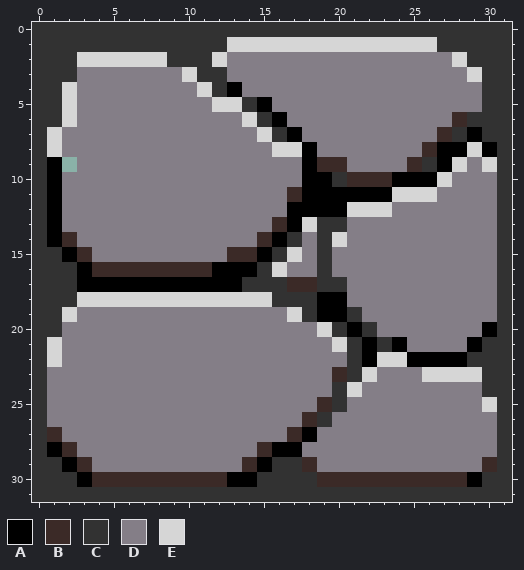
Two states of a pixel-art sprite, World/BackgroundMedium.png. This is how it looked before the edit.
The file is 32x32 pixels.
Palette (. is transparent): A #000000  B #3b2a27  C #323232  D #847e87  E #d6d6d6
Pixels before, first column x 0:
 0 CCCCCCCCCCCCCCCCCCCCCCCCCCCCCCCC
 1 CCCCCCCCCCCCCEEEEEEEEEEEEEECCCCC
 2 CCCEEEEEECCCEDDDDDDDDDDDDDDDECCC
 3 CCCDDDDDDDECCDDDDDDDDDDDDDDDDECC
 4 CCEDDDDDDDDECADDDDDDDDDDDDDDDDCC
 5 CCEDDDDDDDDDEECADDDDDDDDDDDDDDCC
 6 CCEDDDDDDDDDDDECADDDDDDDDDDDBCCC
 7 CEDDDDDDDDDDDDDECADDDDDDDDDBCACC
 8 CEDDDDDDDDDDDDDDEEADDDDDDDBAAEAC
 9 CA.DDDDDDDDDDDDDDDABBDDDDBCAEDEC
10 CADDDDDDDDDDDDDDDDAACBBBAAAEDDDC
11 CADDDDDDDDDDDDDDDBAAAAAAEEEDDDDC
12 CADDDDDDDDDDDDDDDAAAAEEEDDDDDDDC
13 CADDDDDDDDDDDDDDBAECCDDDDDDDDDDC
14 CABDDDDDDDDDDDDBACDCEDDDDDDDDDDC
15 CCABDDDDDDDDDBBACEDCDDDDDDDDDDDC
16 CCCABBBBBBBBAAACEDDCDDDDDDDDDDDC
17 CCCAAAAAAAAAAACCCBBCCDDDDDDDDDDC
18 CCCEEEEEEEEEEEEECCCAADDDDDDDDDDC
19 CCEDDDDDDDDDDDDDDECAACDDDDDDDDDC
20 CCDDDDDDDDDDDDDDDDDECACDDDDDDDAC
21 CEDDDDDDDDDDDDDDDDDDECACADDDDACC
22 CEDDDDDDDDDDDDDDDDDDDCAEEAAAACCC
23 CDDDDDDDDDDDDDDDDDDDBCEDDDEEEECC
24 CDDDDDDDDDDDDDDDDDDDCEDDDDDDDDCC
25 CDDDDDDDDDDDDDDDDDDBCDDDDDDDDDEC
26 CDDDDDDDDDDDDDDDDDBCDDDDDDDDDDDC
27 CBDDDDDDDDDDDDDDDBADDDDDDDDDDDDC
28 CABDDDDDDDDDDDDBAADDDDDDDDDDDDDC
29 CCABDDDDDDDDDDBACCBDDDDDDDDDDDBC
30 CCCABBBBBBBBBAACCCCBBBBBBBBBBACC
31 CCCCCCCCCCCCCCCCCCCCCCCCCCCCCCCC
Now the later version:
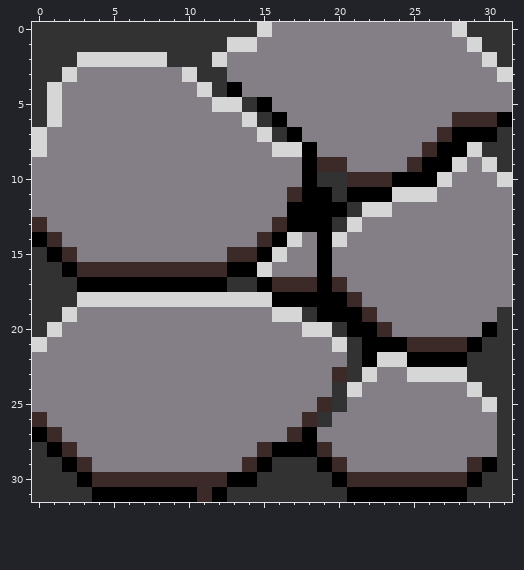
From old to new:
y 0: x 15..28 CCCCCCCCCCCCCC -> EDDDDDDDDDDDDE
y 1: x 15..29 EEEEEEEEEEEECCC -> DDDDDDDDDDDDDDE
y 2: x 28..30 ECC -> DDE
y 3: x 2 C -> E; x 29..31 ECC -> DDE
y 4..5: x 1..2 CE -> ED; x 30..31 CC -> DD
y 6: x 1..2 CE -> ED; x 29..31 CCC -> BBA
y 7: x 0..1 CE -> ED; x 28 C -> A; x 30 C -> A
y 8: x 0..1 CE -> ED; x 30 A -> C
y 9: x 0..2 CA. -> DDD; x 26 C -> A
y 10: x 0..1 CA -> DD; x 19 A -> C; x 31 C -> E
y 11: x 0..1 CA -> DD; x 20 A -> C; x 31 C -> D
y 12: x 0..1 CA -> DD; x 21 E -> C; x 31 C -> D
y 13: x 0..1 CA -> BD; x 18..19 EC -> AA; x 21 D -> E; x 31 C -> D
y 14: x 0..2 CAB -> ABD; x 17 C -> E; x 19 C -> A; x 31 C -> D
y 15: x 1..3 CAB -> ABD; x 16..17 CE -> ED; x 19 C -> A; x 31 C -> D
y 16: x 2..3 CA -> AB; x 12 A -> B; x 15..16 CE -> ED; x 19 C -> A; x 31 C -> D
y 17: x 13 A -> C; x 15..16 CC -> AB; x 19..20 CC -> AB; x 31 C -> D
y 18: x 16..18 CCC -> AAA; x 21 D -> B; x 31 C -> D
y 19: x 16 D -> E; x 21..22 CD -> AB
y 20: x 1 C -> E; x 18 D -> E; x 22..23 CD -> AB
y 21: x 0..1 CE -> ED; x 23 C -> A; x 25..28 DDDD -> BBBB
y 22: x 0..1 CE -> DD
y 23: x 0 C -> D; x 25 D -> E; x 29 E -> C
y 24: x 0 C -> D; x 29 D -> E
y 25: x 0 C -> D
y 26: x 0 C -> B
y 27: x 0 C -> A
y 28: x 18..19 DD -> AB
y 29: x 18..20 BDD -> CAB; x 29..30 DB -> BA
y 30: x 19..20 BB -> CA
y 31: x 4..12 CCCCCCCCC -> AAAAAAABA; x 21..28 CCCCCCCC -> AAAAAAAA
Pixel boxes of the changes (left, top, right, bottom) in both pictures:
changed: (32, 22, 512, 502)
